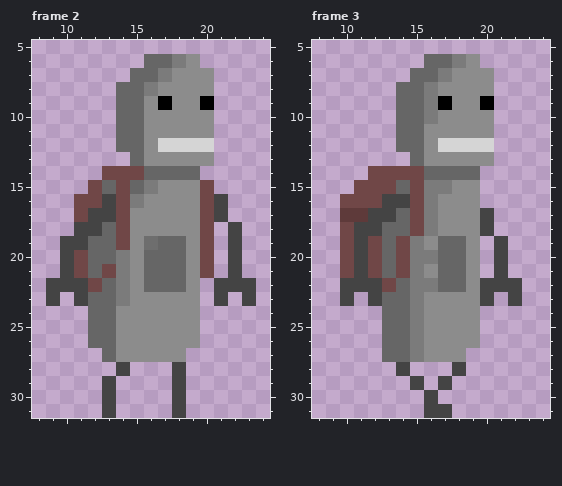
Edited in one commit: pixel-art file (assets/character/dude/walkv2.ase). Above is the file before it was changed.
32x32 pixels, 3 frames. Shown: frame 2: x 8..24, y 5..31; frame 3: x 8..24, y 5..31. The commit also changed other frames, which this record leaves out.
Now the later version:
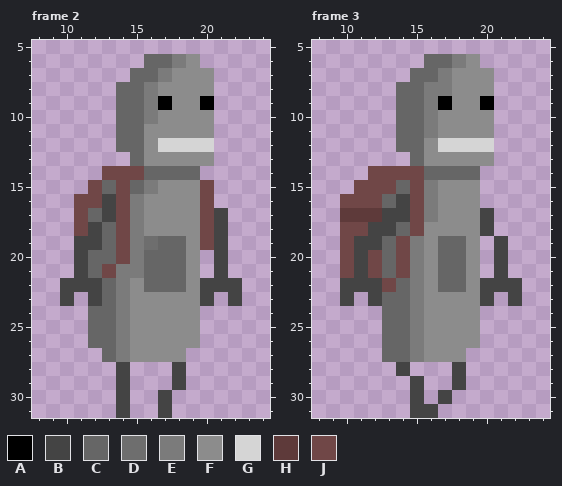
Palette (. is transparent): A #000000  B #444444  C #666666  D #6e6e6e  E #7b7b7b  F #8c8c8c  G #d5d5d5  H #5e3a3a  J #704747
The commit says: redo walk again?
The edit:
Frame 2:
y 9..10: x 16 F -> E
y 16: x 21 B -> .
y 17: x 12 B -> C; x 15 F -> E
y 18: x 11 B -> J; x 15 F -> E; x 21..22 .B -> B.
y 19: x 10 B -> .; x 12 C -> B; x 15 F -> E; x 21..22 .B -> B.
y 20: x 10..11 BJ -> .B; x 14..15 EF -> JE; x 20..22 J.B -> .B.
y 21: x 10..11 BJ -> .B; x 15 F -> E; x 20..22 J.B -> .B.
y 22: x 9 B -> .; x 12 J -> B; x 20 . -> B; x 23 B -> .
y 23: x 9..12 B.BC -> .B.B; x 20..23 .B.B -> B.B.
y 24..27: x 14 F -> E
y 29: x 13..14 B. -> .B
y 30..31: x 13..14 B. -> .B; x 17..18 .B -> B.
Frame 3:
y 8: x 17 F -> E
y 11: x 16 F -> E
y 15: x 17 E -> F
y 16: x 13 B -> C
y 17: x 12 B -> H; x 14 C -> B
y 18: x 11 B -> J; x 13 C -> B; x 16 E -> F
y 19: x 12 J -> B
y 20: x 16 E -> F
y 22: x 16 E -> F
y 29: x 17..18 B. -> .B
y 30: x 15..17 .B. -> B.B
y 31: x 15 . -> B; x 17 B -> .
Where, in picture pixels (left, top, right, bottom), the same in both pictures:
changed: (144, 96, 158, 124)
changed: (200, 194, 256, 306)
changed: (46, 208, 186, 418)
changed: (354, 82, 452, 292)
changed: (410, 376, 466, 418)
